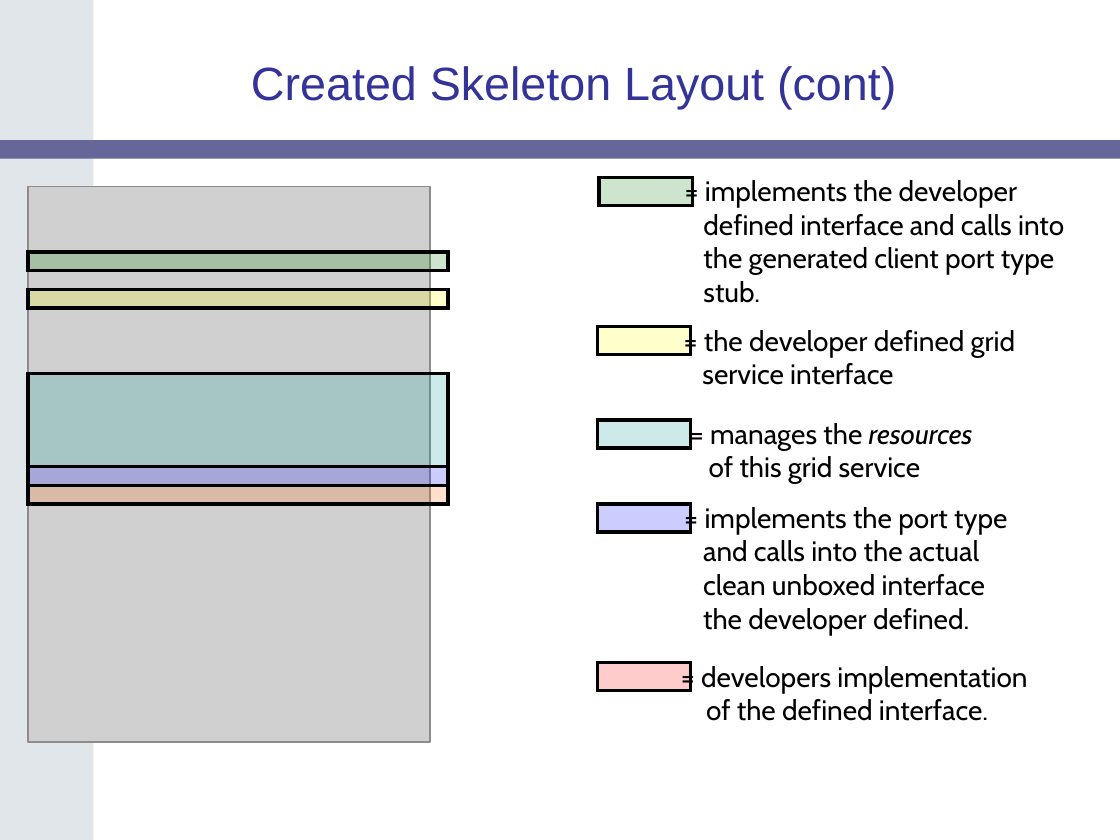
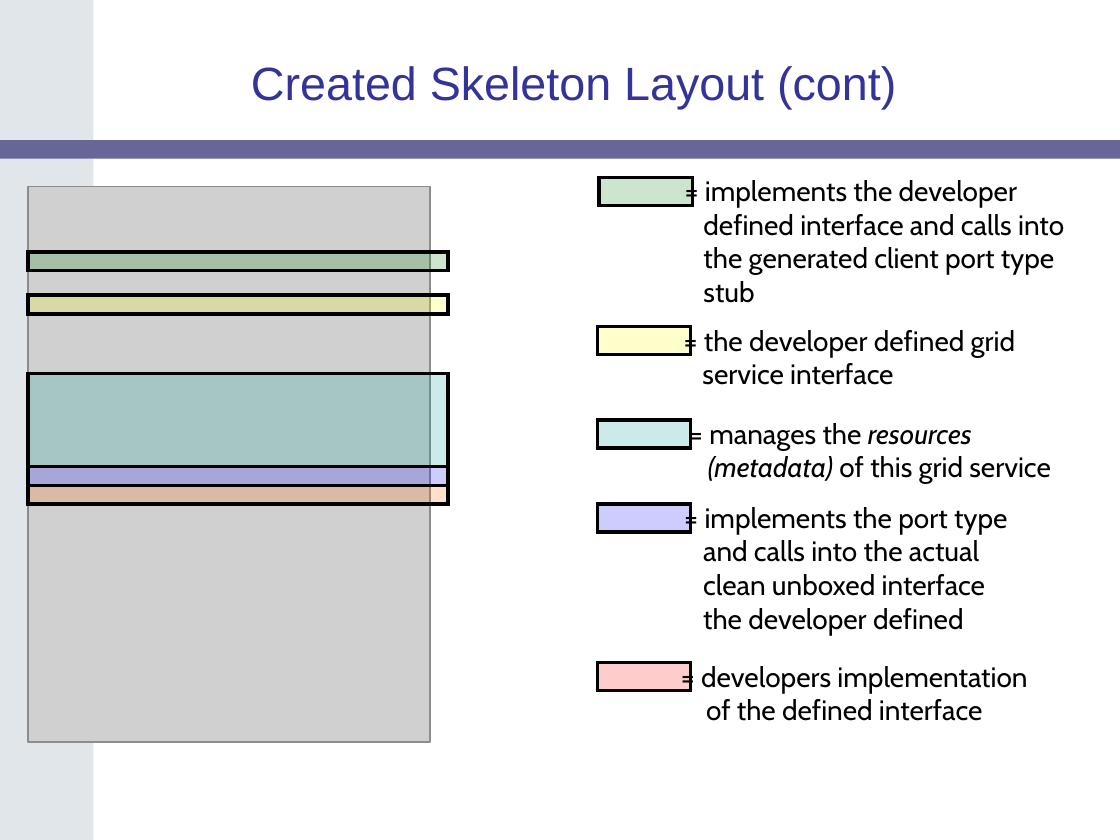
Before and after one commit to NCIP/cagrid-portal, a slide deck: slide 15 of cagrid-1-0/Documentation/presentations/200604_AnnualMeeting/caGrid-1.0-Demo.ppt. Drawn at 1120x840 pixels with LibreOffice and Linux fonts; fonts in the diff are those of the drawing; grey boxes stand for pictures; background and template pictures are left out. Boxes give left, top, right and bottom in pixels: in the first picture for what was removed or moved away, otherwise in the second. Text is boxed around its words. In the diff, an @@ line names an element or a change of style, - is before the commit and + after.

```diff
--- a/cagrid-1-0/Documentation/presentations/200604_AnnualMeeting/caGrid-1.0-Demo.ppt
+++ b/cagrid-1-0/Documentation/presentations/200604_AnnualMeeting/caGrid-1.0-Demo.ppt
@@ rectangle: place and size @@
-rectangle at box(28, 289, 448, 308)
+rectangle at box(28, 296, 448, 315)
@@ text at box(703, 281, 754, 303): text changed @@
-stub.
+stub
@@ text at box(708, 456, 1050, 484): text changed @@
-of this grid service
+(metadata) of this grid service
@@ text at box(703, 608, 964, 635): text changed @@
-the developer defined.
+the developer defined
@@ text at box(706, 699, 982, 721): text changed @@
-of the defined interface.
+of the defined interface
```
Also in this commit, not shown: 6 other slides changed.
